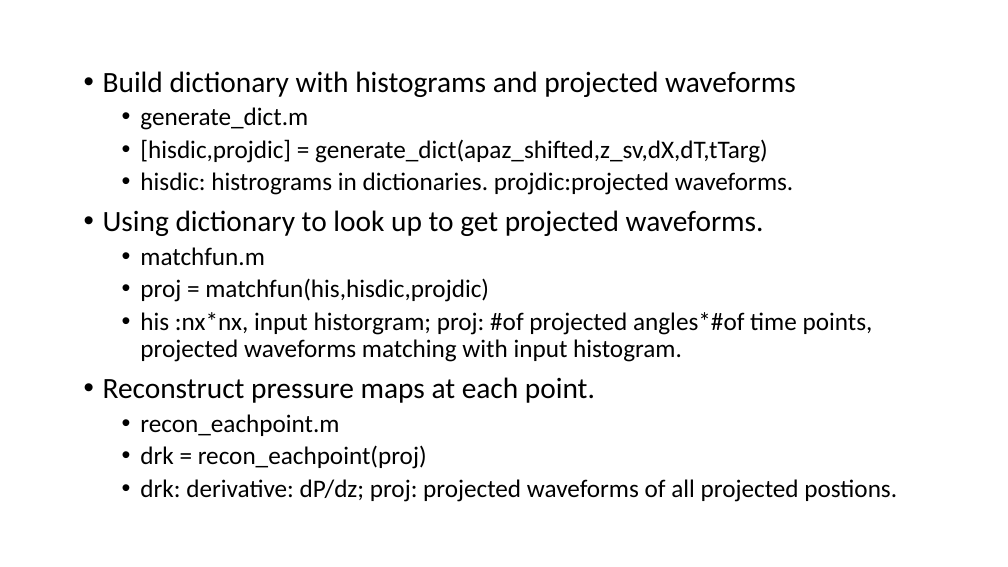
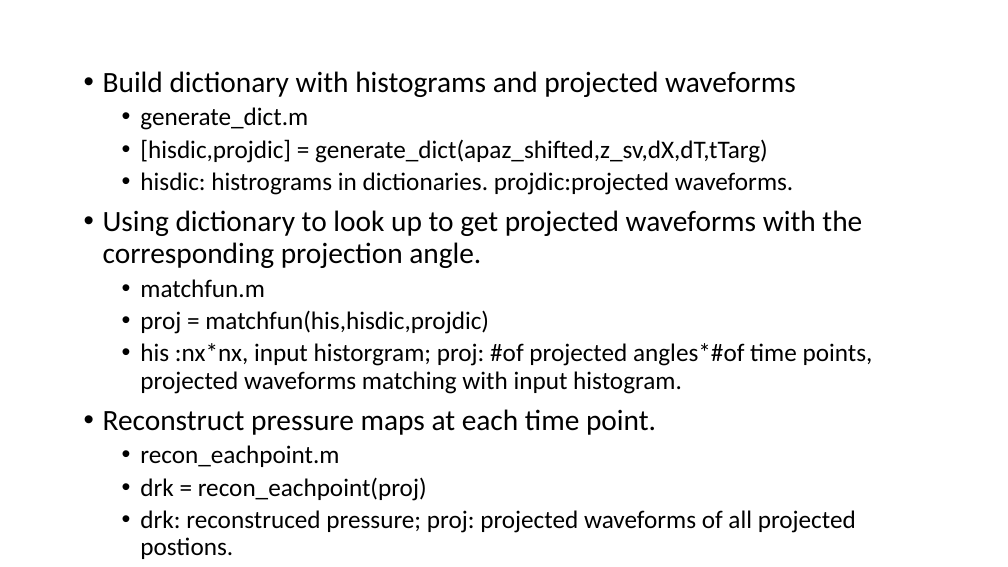
Before and after one commit to wgrissom/zebrography, a slide deck: slide 2 of fullwavemodel/readme.pptx. Drawn at 1008x567 pixels with LibreOffice and Linux fonts; fonts in the diff are those of the drawing. Boxes give left, top, right and bottom in pixels: in the first picture for what was removed or moved away, otherwise in the second. Text is boxed around its words. In the diff, an @@ line names an element or a change of style, - is before the commit and + after.

```diff
--- a/fullwavemodel/readme.pptx
+++ b/fullwavemodel/readme.pptx
@@ text at box(103, 210, 862, 268): text changed @@
-• Using dictionary to look up to get projected waveforms.
+• Using dictionary to look up to get projected waveforms with the corresponding projection angle.
@@ text at box(103, 409, 656, 435): text changed @@
-• Reconstruct pressure maps at each point.
+• Reconstruct pressure maps at each time point.
@@ text at box(140, 510, 856, 559): text changed @@
-  • drk: derivative: dP/dz; proj: projected waveforms of all projected postions.
+  • drk: reconstruced pressure; proj: projected waveforms of all projected postions.
```
